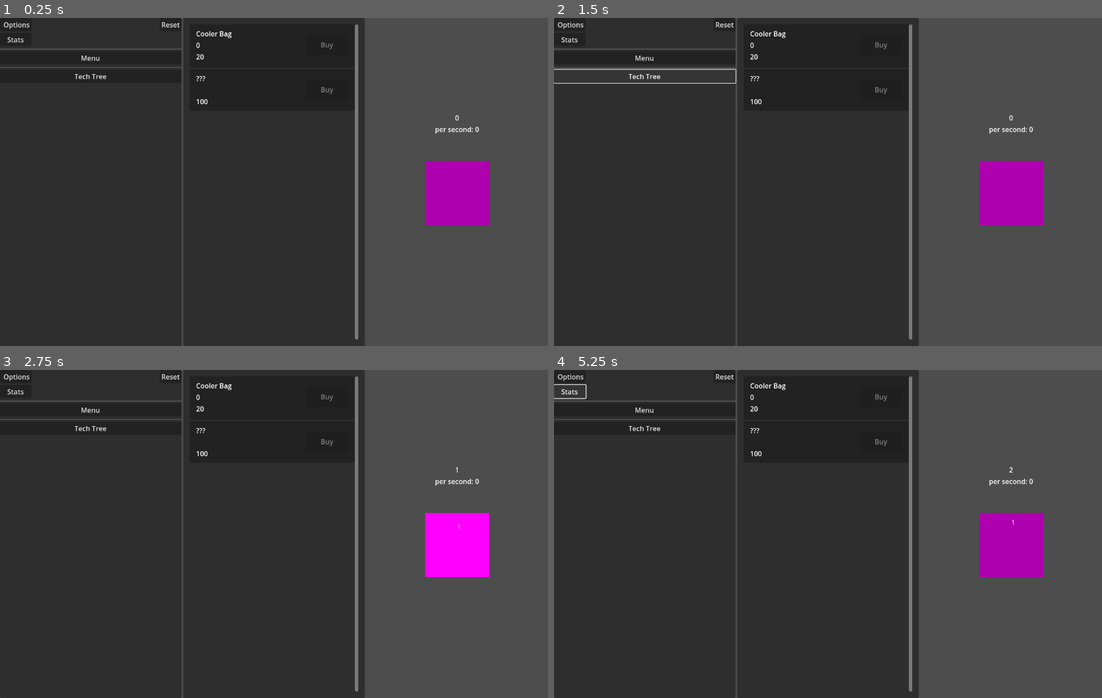
Above: before the commit, frames 1-4 (two rows, left to right).
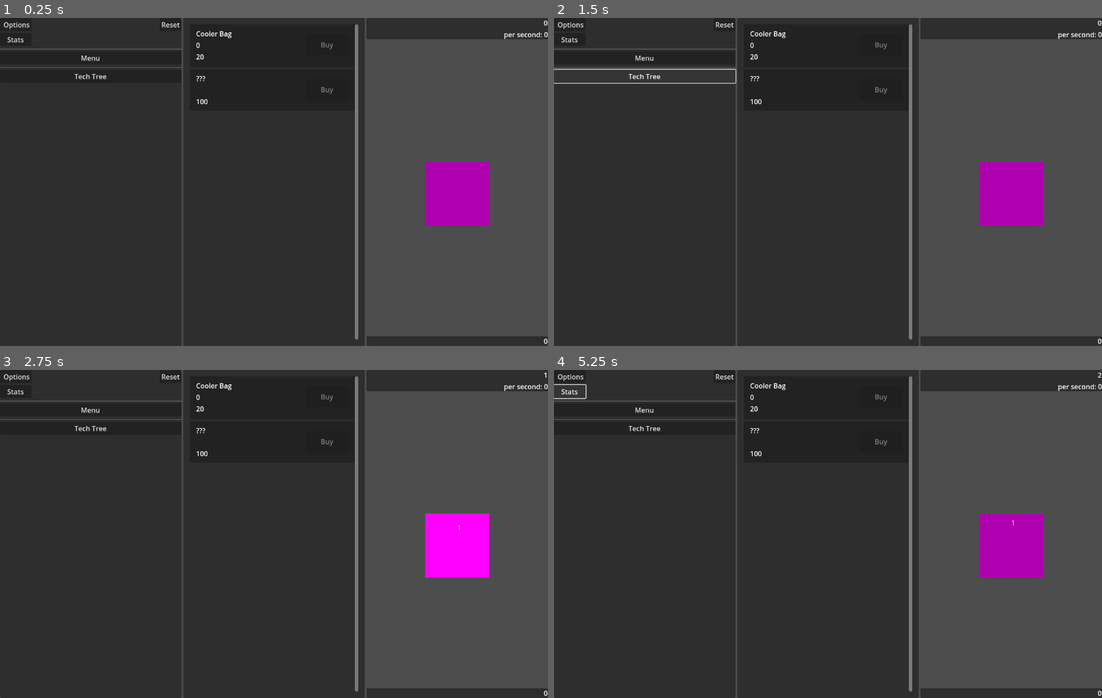
Above: after the commit, the same moments.

Repository: O-39889/tmic
Game: Godot game, scene res://scenes/Main.tscn
Same seed, same stepped clock (60 frames per second), same inputs: the game is played once before the commit and once after it.
Inputs (mouse positions are in pixels of both pictures, inside the frame that each line leads up to; where the layout moved, square brackets give the same spot in the first picture):
- Up to frame 1 (0.25 s): no input
- Up to frame 2 (1.5 s): click "Stats" at 0.5 s; click "Tech Tree" at 1.25 s
- Up to frame 3 (2.75 s): click (454, 547) [454, 543] at 2 s
- Up to frame 4 (5.25 s): click "Stats" at 2.75 s; click "Tech Tree" at 3.5 s; click (1008, 547) [1008, 543] at 4.25 s; click "Stats" at 5 s

The runs differ from the first frame. In frame 1, 3.2% of the frame differs, in the area x 66-100%, y 0-100%; in frame 2, 3.2%; in frame 3, 3.2%; in frame 4, 3.2%.

Commit message:
Kinda change the rightmot third layout as well
dont forget that all of this shit is still placeholders lmao

Diff:
--- a/scenes/ClickMe.tscn
+++ b/scenes/ClickMe.tscn
@@ -3,7 +3,7 @@
 [ext_resource type="Texture2D" uid="uid://puou6pdgyigj" path="res://assets/textures/ClickMePlaceholder.tres" id="1_0gcv5"]
 [ext_resource type="Script" path="res://scripts/ClickMe.gd" id="1_dovui"]
 
-[node name="ClickMe" type="AspectRatioContainer"]
+[node name="ClickMe" type="CenterContainer"]
 modulate = Color(0.682353, 0.682353, 0.682353, 1)
 custom_minimum_size = Vector2(150, 150)
 offset_right = 40.0
--- a/scenes/Main.tscn
+++ b/scenes/Main.tscn
@@ -7,7 +7,7 @@
 script = ExtResource("1_exypd")
 
 [node name="ThreeContainer" type="HBoxContainer" parent="."]
-anchors_preset = -1
+anchors_preset = 15
 anchor_right = 1.0
 anchor_bottom = 1.0
 grow_horizontal = 2
@@ -79,27 +79,49 @@
 size_flags_horizontal = 3
 size_flags_vertical = 3
 
-[node name="Rightmost" type="CenterContainer" parent="ThreeContainer"]
+[node name="Rightmost" type="VBoxContainer" parent="ThreeContainer"]
 layout_mode = 2
 size_flags_horizontal = 3
 
 [node name="VBoxContainer" type="VBoxContainer" parent="ThreeContainer/Rightmost"]
 layout_mode = 2
 size_flags_horizontal = 3
+size_flags_vertical = 3
 
-[node name="BankCounter" type="Label" parent="ThreeContainer/Rightmost/VBoxContainer"]
-layout_mode = 2
-text = "0"
-horizontal_alignment = 1
-
-[node name="IpsCounter" type="Label" parent="ThreeContainer/Rightmost/VBoxContainer"]
-layout_mode = 2
-text = "per second:"
-horizontal_alignment = 1
-
-[node name="CenterContainer" type="CenterContainer" parent="ThreeContainer/Rightmost/VBoxContainer"]
-custom_minimum_size = Vector2(0, 269)
+[node name="PanelContainer" type="PanelContainer" parent="ThreeContainer/Rightmost/VBoxContainer"]
 layout_mode = 2
 
-[node name="ClickMe" parent="ThreeContainer/Rightmost/VBoxContainer/CenterContainer" instance=ExtResource("2_e5n4g")]
+[node name="BoxContainer" type="VBoxContainer" parent="ThreeContainer/Rightmost/VBoxContainer/PanelContainer"]
 layout_mode = 2
+
+[node name="BankCounter" type="Label" parent="ThreeContainer/Rightmost/VBoxContainer/PanelContainer/BoxContainer"]
+layout_mode = 2
+size_flags_horizontal = 8
+text = "0"
+horizontal_alignment = 2
+
+[node name="IpsCounter" type="Label" parent="ThreeContainer/Rightmost/VBoxContainer/PanelContainer/BoxContainer"]
+layout_mode = 2
+size_flags_horizontal = 8
+text = "per second:"
+horizontal_alignment = 2
+
+[node name="MarginContainer" type="MarginContainer" parent="ThreeContainer/Rightmost/VBoxContainer"]
+layout_mode = 2
+size_flags_vertical = 3
+
+[node name="ClickMe" parent="ThreeContainer/Rightmost/VBoxContainer/MarginContainer" instance=ExtResource("2_e5n4g")]
+layout_mode = 2
+
+[node name="PanelContainer2" type="PanelContainer" parent="ThreeContainer/Rightmost/VBoxContainer/MarginContainer"]
+layout_mode = 2
+size_flags_vertical = 8
+
+[node name="BoxContainer" type="VBoxContainer" parent="ThreeContainer/Rightmost/VBoxContainer/MarginContainer/PanelContainer2"]
+layout_mode = 2
+
+[node name="PrestigeCounterMaybe" type="Label" parent="ThreeContainer/Rightmost/VBoxContainer/MarginContainer/PanelContainer2/BoxContainer"]
+layout_mode = 2
+size_flags_horizontal = 8
+text = "0"
+horizontal_alignment = 2
--- a/scripts/ClickMe.gd
+++ b/scripts/ClickMe.gd
@@ -1,4 +1,4 @@
-extends AspectRatioContainer
+extends CenterContainer
 
 
 signal clicked;
